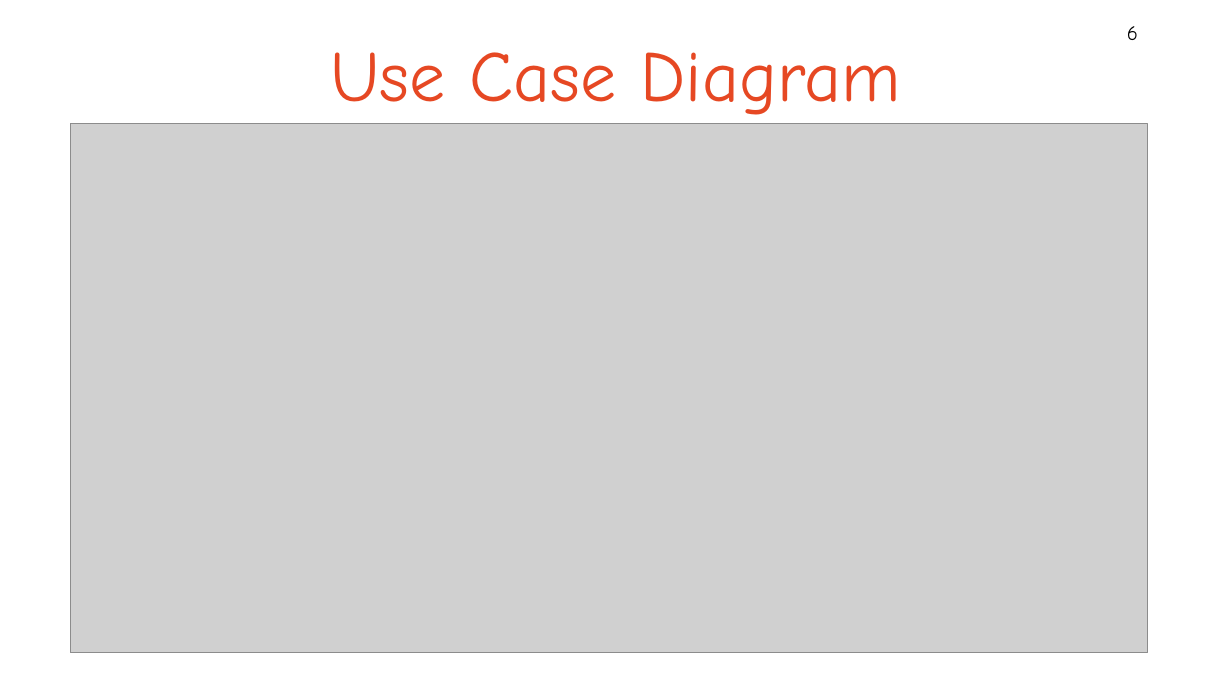
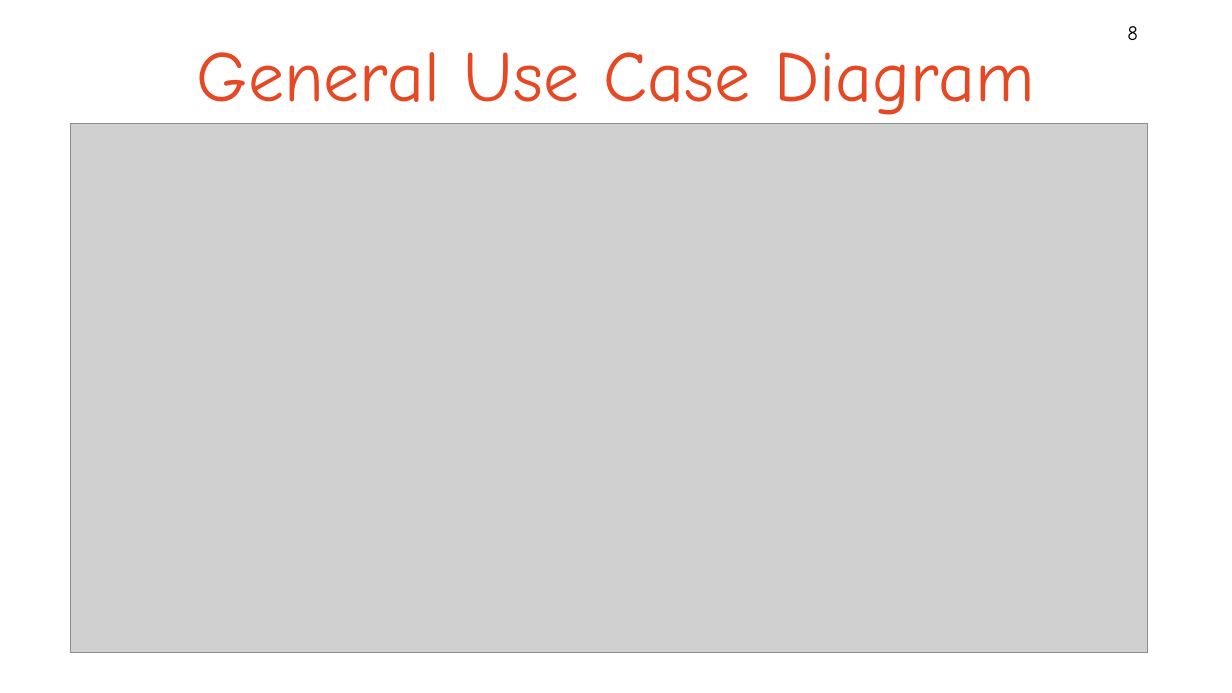
Before and after one commit to lmullettcs2043/cs2043Proj1, a slide deck: slide 8 of CS2043Proj1.pptx (slide 6 before the commit). Drawn at 1232x693 pixels with LibreOffice and Linux fonts; fonts in the diff are those of the drawing; grey boxes stand for pictures. Boxes give left, top, right and bottom in pixels: in the first picture for what was removed or moved away, otherwise in the second. Text is boxed around its words. In the diff, an @@ line names an element or a change of style, - is before the commit and + after.

```diff
--- a/CS2043Proj1.pptx
+++ b/CS2043Proj1.pptx
@@ page number at <box>1127,26,1138,40</box>: text changed @@
-6
+8
@@ title at <box>197,52,1034,124</box>: text changed @@
-Use Case Diagram
+General Use Case Diagram
```
Also in this commit, not shown: 2 other slides changed, 3 slides added.
